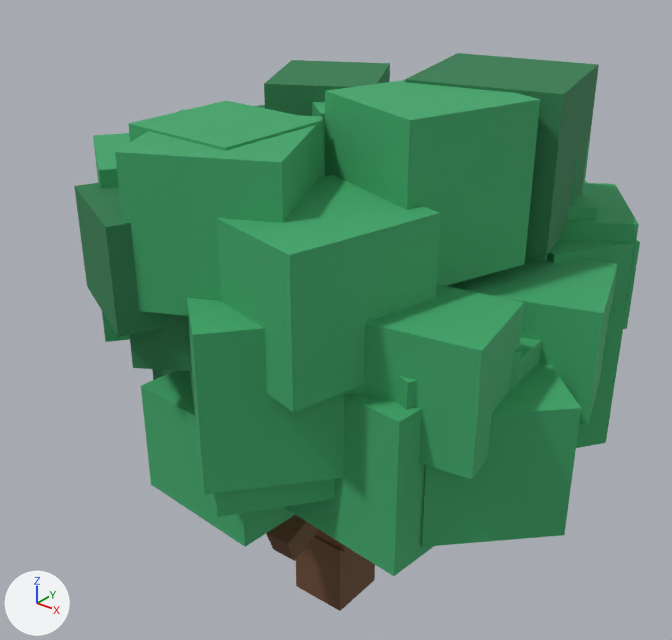
One commit to the glTF model frontend/assets/custom/circuit/treeBroad.glb: the scene before it, then after it.
The view is the same before and after, from a 50 mm lens placed at (9.37, -11.69, 13.29), pointed at (-0.04, 0.06, 6.0). Arrows for +X, +Y and +Z are at lower left; the lights stay in place. The older version comes first. Vertices at exactly the same position are counted once.

In view in the first picture: 'treeBroad_bark', 'treeBroad_leafDark', 'treeBroad_leafMid'.
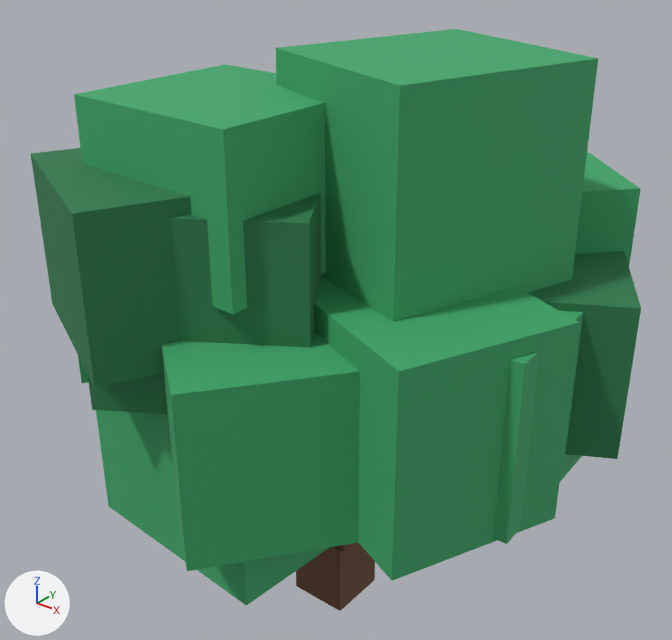
Pixel boxes (x1, y1, x2, y2) of what changed, in the pictures (672 x 640 px; the box of a moved part takes in the faces that stretch with it):
'treeBroad_leafMid', reshaped (16% taller): before (93, 80, 640, 576); after (74, 29, 641, 606)
'treeBroad_leafDark', reshaped (16% wider): before (74, 53, 599, 380); after (31, 148, 641, 459)
part 1 of me_cube_005, moved or reshaped: before (128, 100, 323, 178); after (74, 64, 326, 314)
part 2 of me_cube_005, moved or reshaped: before (519, 337, 541, 381); after (493, 311, 583, 544)
part 3 of me_cube_005, moved or reshaped: before (102, 312, 130, 342); after (78, 356, 88, 383)
part 4 of me_cube_005, moved or reshaped: before (567, 193, 598, 221); after (575, 151, 641, 266)
part 5 of me_cube_005, moved or reshaped: before (398, 348, 521, 410); after (314, 277, 580, 581)
part 6 of me_cube_005, moved or reshaped: before (212, 479, 334, 517); after (161, 333, 360, 571)
part 7 of me_cube_005, moved or reshaped: before (141, 370, 295, 547); after (96, 410, 328, 606)
part 8 of me_cube_005, moved or reshaped: before (325, 80, 540, 286); after (276, 29, 598, 322)
part 9 of me_cube_005, deleted (green): before (93, 102, 640, 576)
part 10 of me_cube_006, moved or reshaped: before (129, 314, 192, 371); after (88, 193, 322, 414)
part 11 of me_cube_006, moved or reshaped (not visible before): after (528, 251, 641, 459)
part 12 of me_cube_006, moved or reshaped: before (74, 183, 167, 337); after (31, 148, 191, 388)
part 13 of me_cube_006, deleted: before (152, 53, 599, 380)

The change, as a diff of the scene's bpy script:
```diff
--- a/frontend/assets/custom/circuit/treeBroad.glb.py
+++ b/frontend/assets/custom/circuit/treeBroad.glb.py
@@ me_cube_005 @@
 # used by ob_treebroad_leafmid; location = (0.0, 0.0, 0.0)
-me_cube_005.from_pydata(...)  # 248 vertices, 372 faces; spans x -4.26..5.22, y -4.68..4.86, z 3.49..10.41
+me_cube_005.from_pydata(...)  # 96 vertices, 144 faces; spans x -4.96..4.97, y -5.21..4.43, z 2.95..10.99
+# me_cube_005 part 1: the loose piece of 8 vertices spanning x -1.08..0.95, y -3.38..-1.42, z 8.43..10.05 is scaled about its middle by 1.52
+# me_cube_005 part 2: the loose piece of 8 vertices spanning x 2.32..4.23, y -1.71..0.21, z 5.26..7.14 is scaled about its middle by 1.53
+# me_cube_005 part 3: the loose piece of 8 vertices spanning x -4.26..-1.81, y -2.92..-0.53, z 5.88..7.49 is scaled about its middle by 1.57
+# me_cube_005 part 4: the loose piece of 8 vertices spanning x 1.35..3.71, y 0.78..3.16, z 6.79..8.37 is scaled about its middle by 1.53
+# me_cube_005 part 5: the loose piece of 8 vertices spanning x 1.7..4.29, y -2.98..-0.5, z 5.25..7.35 is scaled about its middle by 1.53
+# me_cube_005 part 6: the loose piece of 8 vertices spanning x -0.04..2.73, y -4.52..-1.73, z 5.15..7.0 is scaled about its middle by 1.49
+# me_cube_005 part 7: the loose piece of 8 vertices spanning x -1.08..1.41, y -3.76..-1.48, z 4.01..5.91 is scaled about its middle by 1.48
+# me_cube_005 part 8: the loose piece of 8 vertices spanning x 0.81..3.48, y -1.93..0.85, z 7.95..10.41 is scaled about its middle by 1.47
+# me_cube_005 part 9: 19 loose pieces with 152 vertices, spanning x -3.21..5.22, y -4.68..4.86, z 3.61..10.01, are deleted
+# other edits to the shape of me_cube_005 do not show in these pictures
 me_cube_005.materials.append(mat_treebroad_leafmid)
@@ me_cube_006 @@
 # used by ob_treebroad_leafdark; location = (0.0, 0.0, 0.0)
-me_cube_006.from_pydata(...)  # 248 vertices, 372 faces; spans x -3.81..4.7, y -4.57..5.08, z 3.16..10.46
+me_cube_006.from_pydata(...)  # 88 vertices, 132 faces; spans x -3.7..5.32, y -5.23..3.31, z 2.97..9.48
+# me_cube_006 part 10: the loose piece of 8 vertices spanning x -1.35..1.44, y -4.24..-1.56, z 6.75..8.76 is scaled about its middle by 1.48
+# me_cube_006 part 11: the loose piece of 8 vertices spanning x 2.28..4.7, y -0.62..1.67, z 5.66..7.33 is scaled about its middle by 1.52
+# me_cube_006 part 12: the loose piece of 8 vertices spanning x -1.96..0.61, y -4.57..-2.04, z 7.44..9.06 is scaled about its middle by 1.52
+# me_cube_006 part 13: 20 loose pieces with 160 vertices, spanning x -3.81..3.68, y -1.97..5.08, z 3.16..10.46, are deleted
+# other edits to the shape of me_cube_006 do not show in these pictures
 me_cube_006.materials.append(mat_treebroad_leafdark)
```
